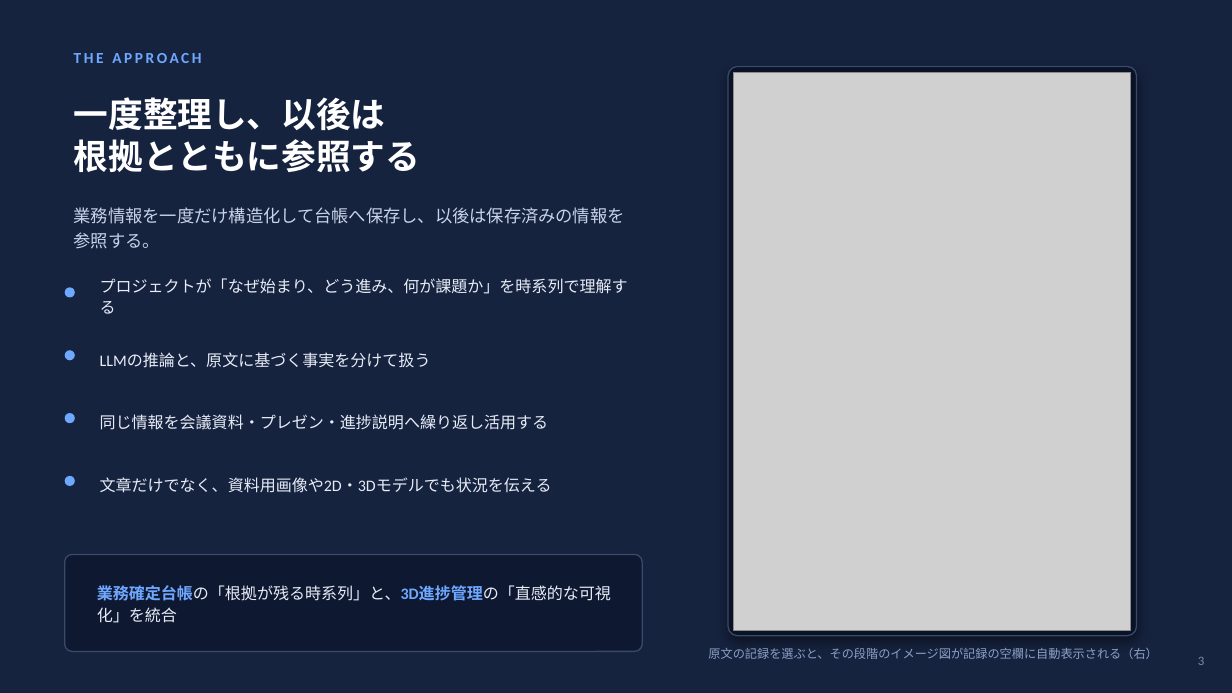
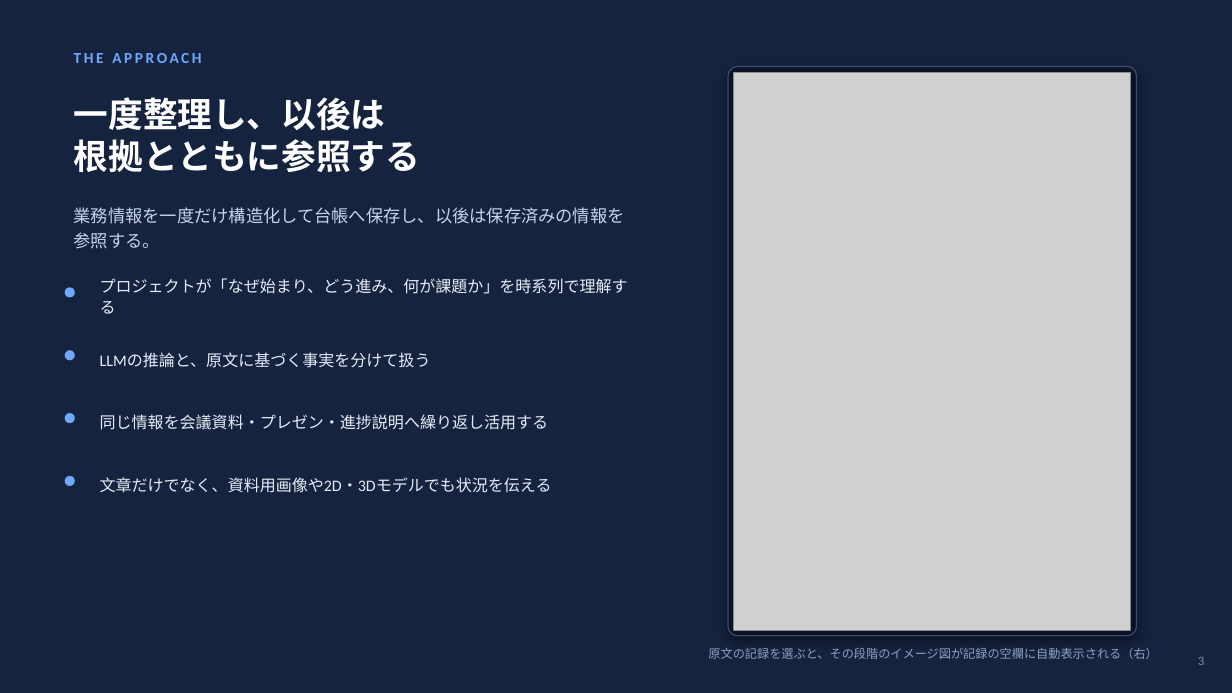
Before and after one commit to 009-next/Project_Tree_20260816, a slide deck: slide 3 of Project_Tree_プレゼン資料.pptx. Drawn at 1232x693 pixels with LibreOffice and Linux fonts; fonts in the diff are those of the drawing; grey boxes stand for pictures. Boxes give left, top, right and bottom in pixels: in the first picture for what was removed or moved away, otherwise in the second. Text is boxed around its words. In the diff, an @@ line names an element or a change of style, - is before the commit and + after.

```diff
--- a/Project_Tree_プレゼン資料.pptx
+++ b/Project_Tree_プレゼン資料.pptx
@@ rounded rectangle removed at (65,555,642,652) @@
@@ text removed at (97,585,611,623) @@
-業務確定台帳の「根拠が残る時系列」と、3D進捗管理の「直感的な可視化」を統合
```
Also in this commit, not shown: 8 other files.
